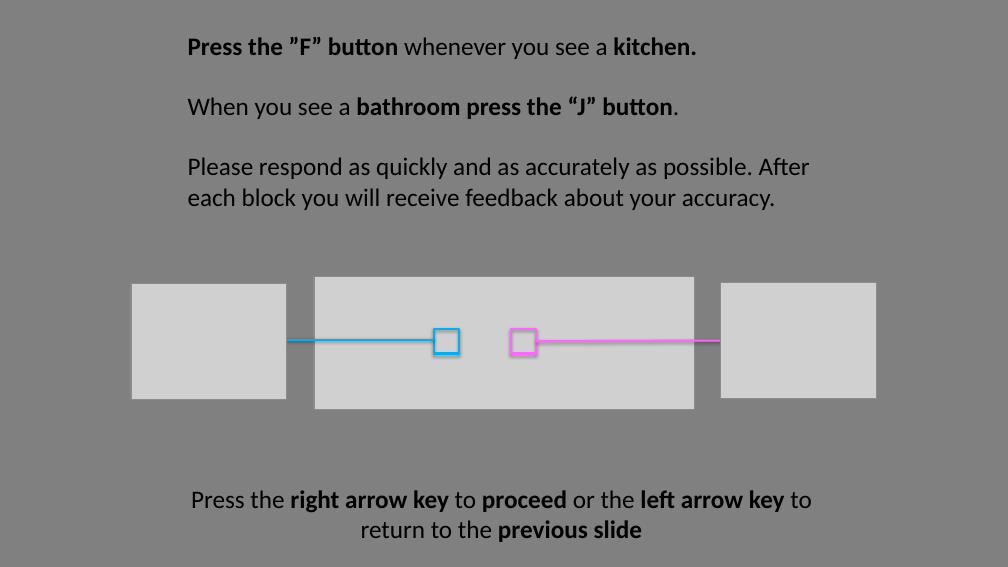
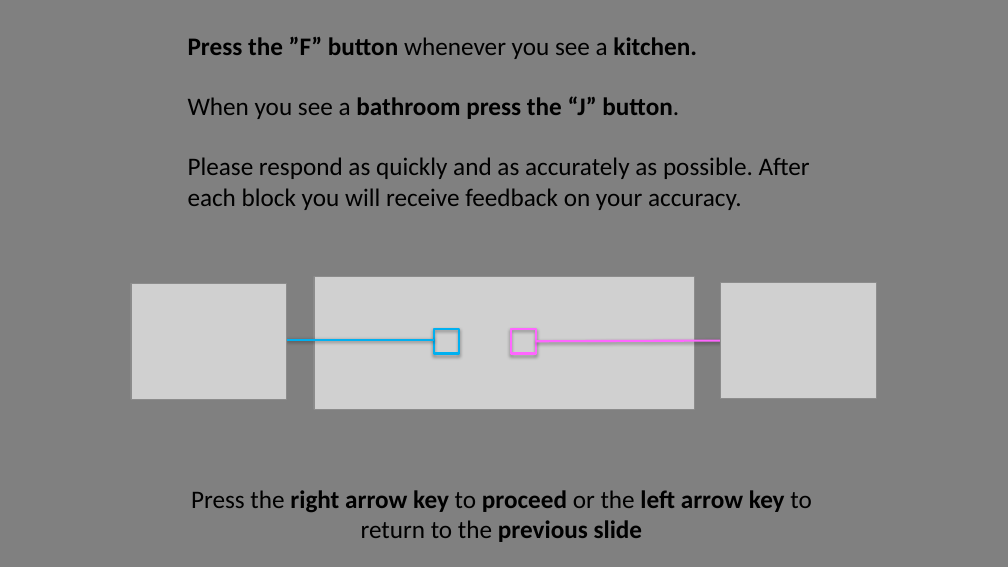
Before and after one commit to michaengeser/pep_wp4, a slide deck: slide 2 of instructions/Instructions.pptx. Drawn at 1008x567 pixels with LibreOffice and Linux fonts; fonts in the diff are those of the drawing; grey boxes stand for pictures. Boxes give left, top, right and bottom in pixels: in the first picture for what was removed or moved away, otherwise in the second. Text is boxed around its words. In the diff, an @@ line names an element or a change of style, - is before the commit and + after.

```diff
--- a/instructions/Instructions.pptx
+++ b/instructions/Instructions.pptx
@@ text at box(188, 157, 810, 210): text changed @@
-Please respond as quickly and as accurately as possible. After each block you will receive feedback about your accuracy.
+Please respond as quickly and as accurately as possible. After each block you will receive feedback on your accuracy.
```
Also in this commit, not shown: 9 other slides changed, 1 slide removed, 26 other files.
